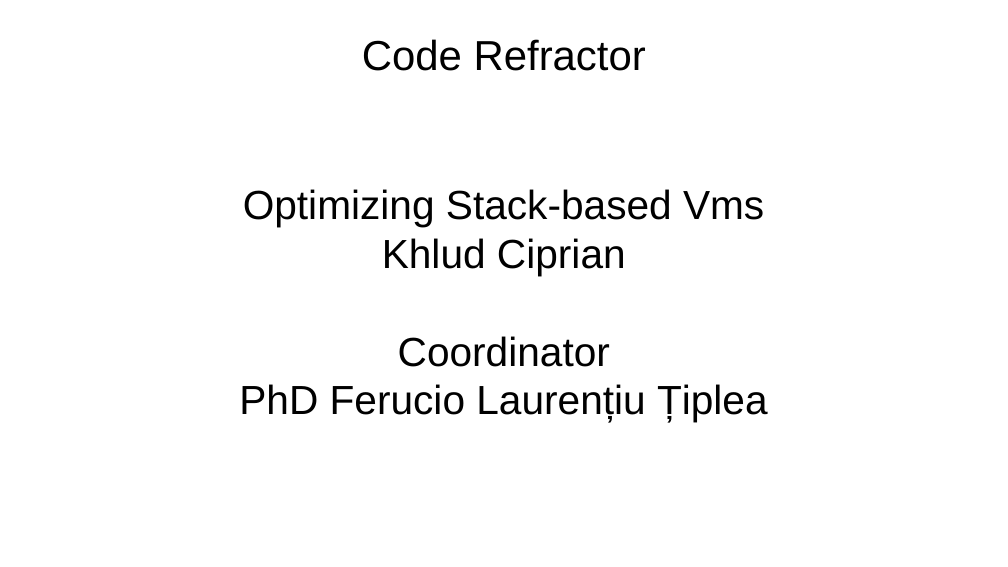
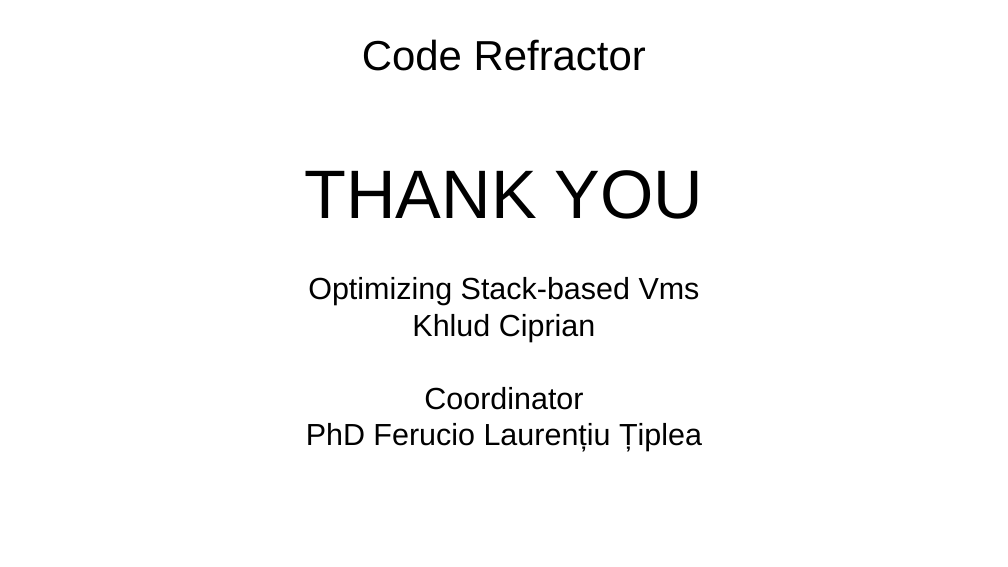
Before and after one commit to ciplogic/CodeRefractor, a slide deck: slide 12 of Documentation/Slides.odp. Drawn at 1008x567 pixels with LibreOffice and Linux fonts; fonts in the diff are those of the drawing; background and template pictures are left out. Boxes give left, top, right and bottom in pixels: in the first picture for what was removed or moved away, otherwise in the second. Text is boxed around its words. In the diff, an @@ line names an element or a change of style, - is before the commit and + after.

```diff
--- a/Documentation/Slides.odp
+++ b/Documentation/Slides.odp
@@ subtitle at box(305, 170, 703, 219): paragraph added @@
+THANK YOU
@@ subtitle at box(306, 277, 702, 451): size 32 to 24 pt @@
```
Also in this commit, not shown: 8 other slides changed, 3 slides added, 3 slides removed, 4 other files.
